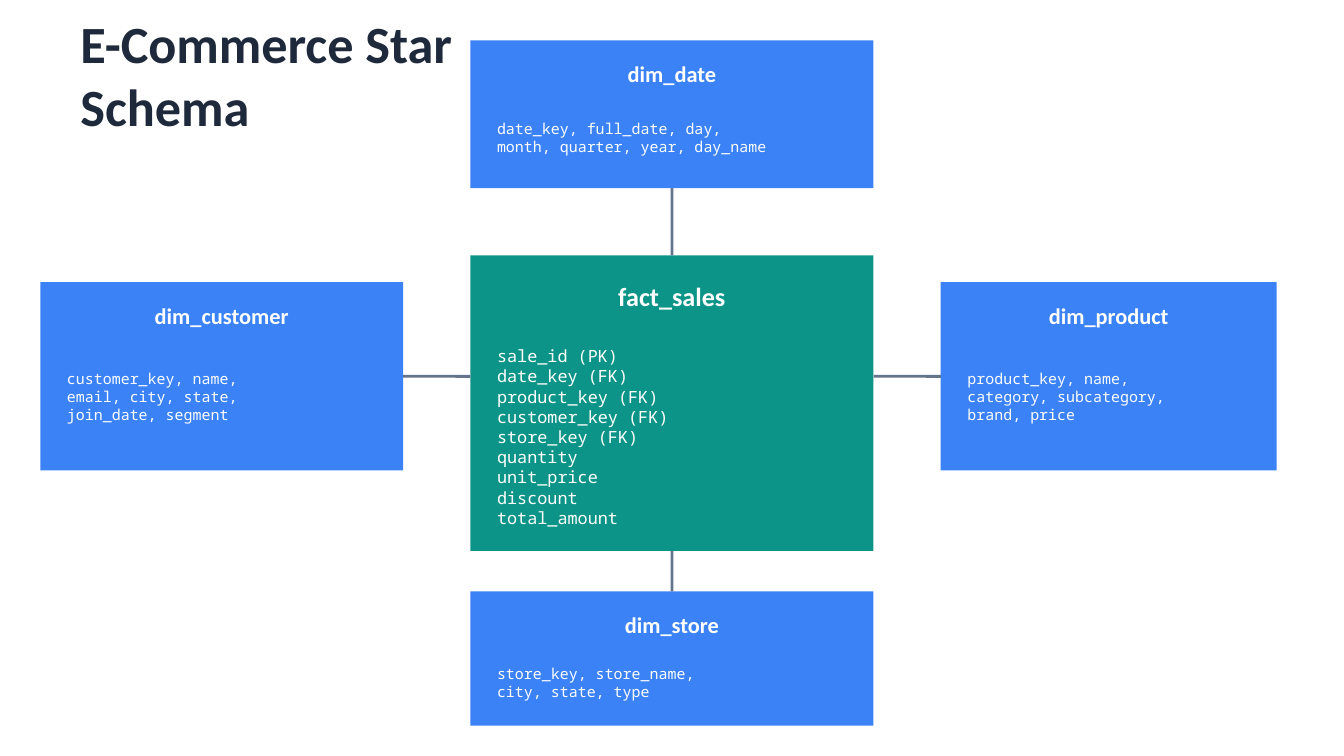
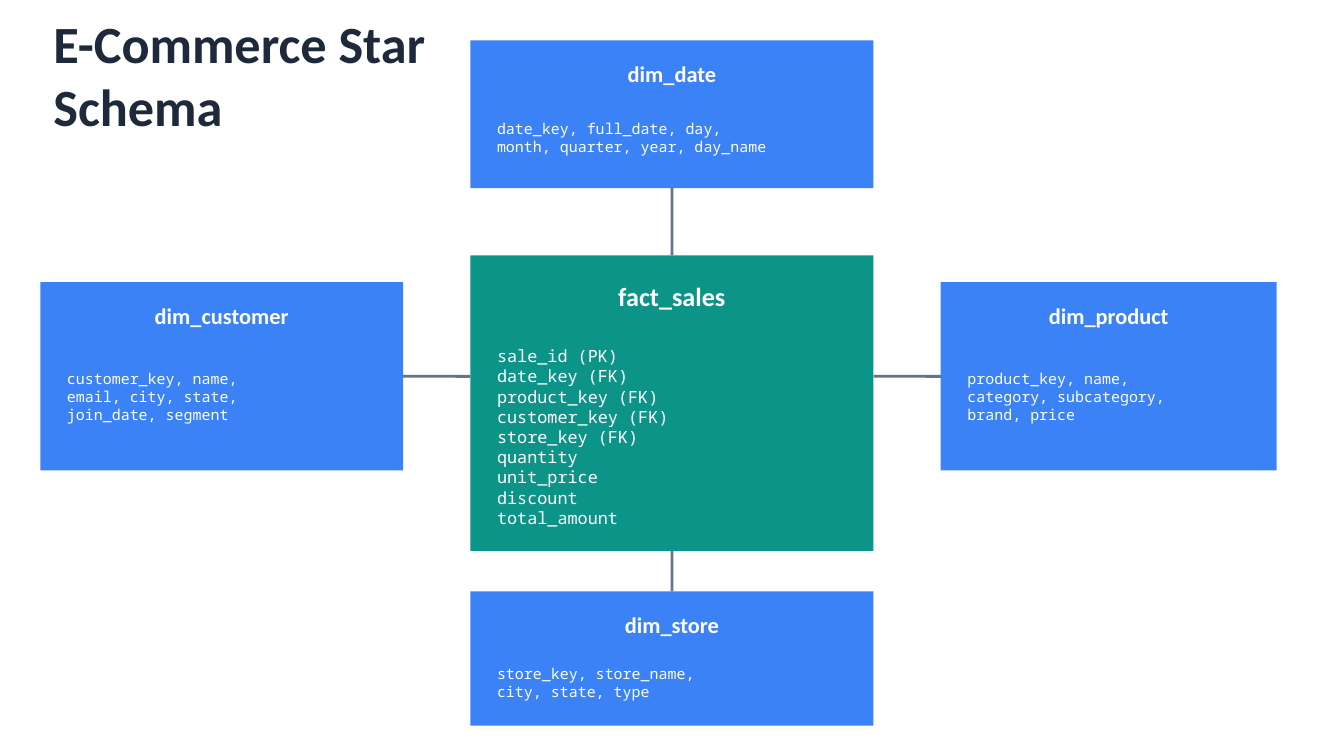
Before and after one commit to sauhar/Business-Data-Analytics, a slide deck: slide 21 of Slides/5_Data_Modeling_Database_Design.pptx. Drawn at 1344x756 pixels with LibreOffice and Linux fonts; fonts in the diff are those of the drawing. Boxes give left, top, right and bottom in pixels: in the first picture for what was removed or moved away, otherwise in the second. Text is boxed around its words. In the diff, an @@ line names an element or a change of style, - is before the commit and + after.

```diff
--- a/Slides/5_Data_Modeling_Database_Design.pptx
+++ b/Slides/5_Data_Modeling_Database_Design.pptx
@@ text "E-Commerce Star Schema" moved from (x1=80, y1=28, x2=452, y2=127) to (x1=53, y1=28, x2=426, y2=127) @@
```
Also in this commit, not shown: 3 other slides changed, 1 slide removed, 11 other files.
